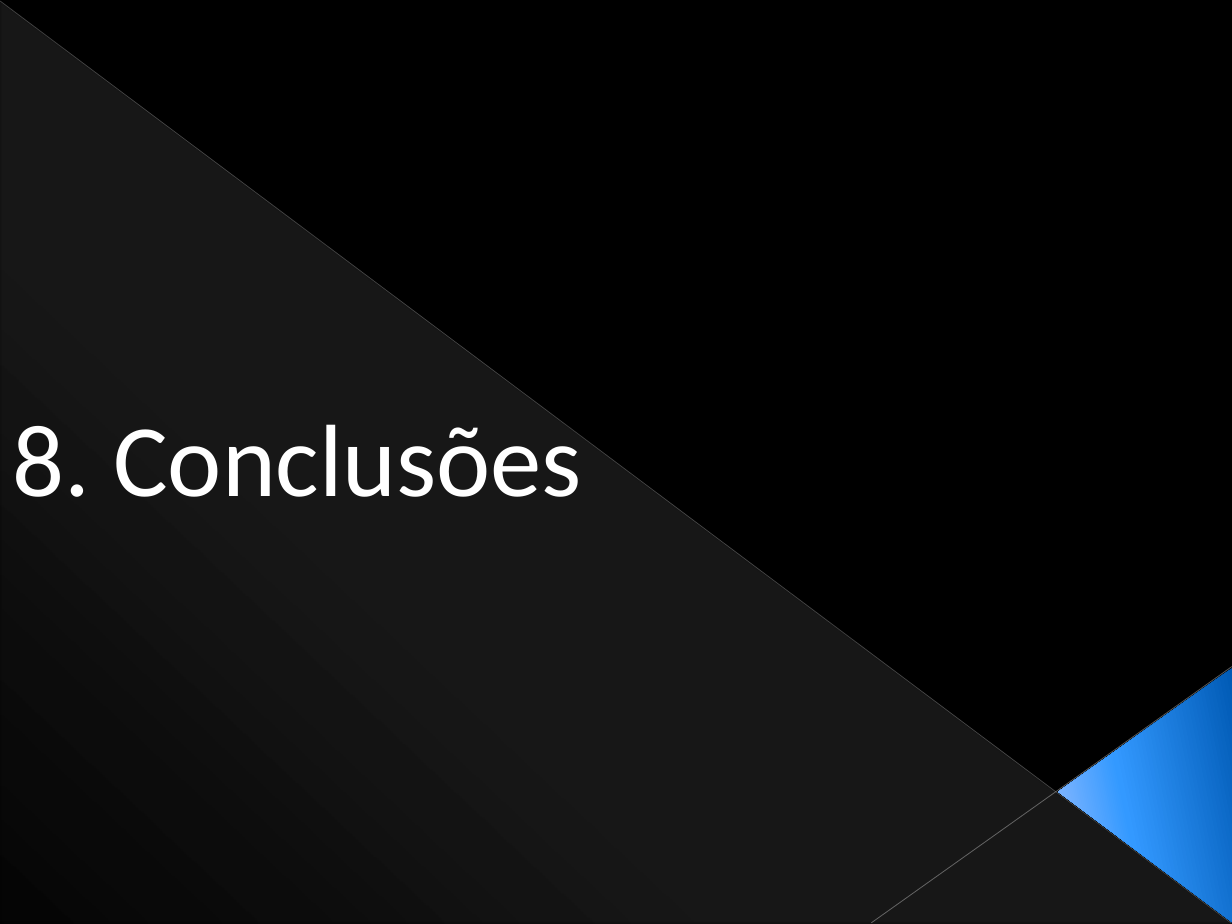
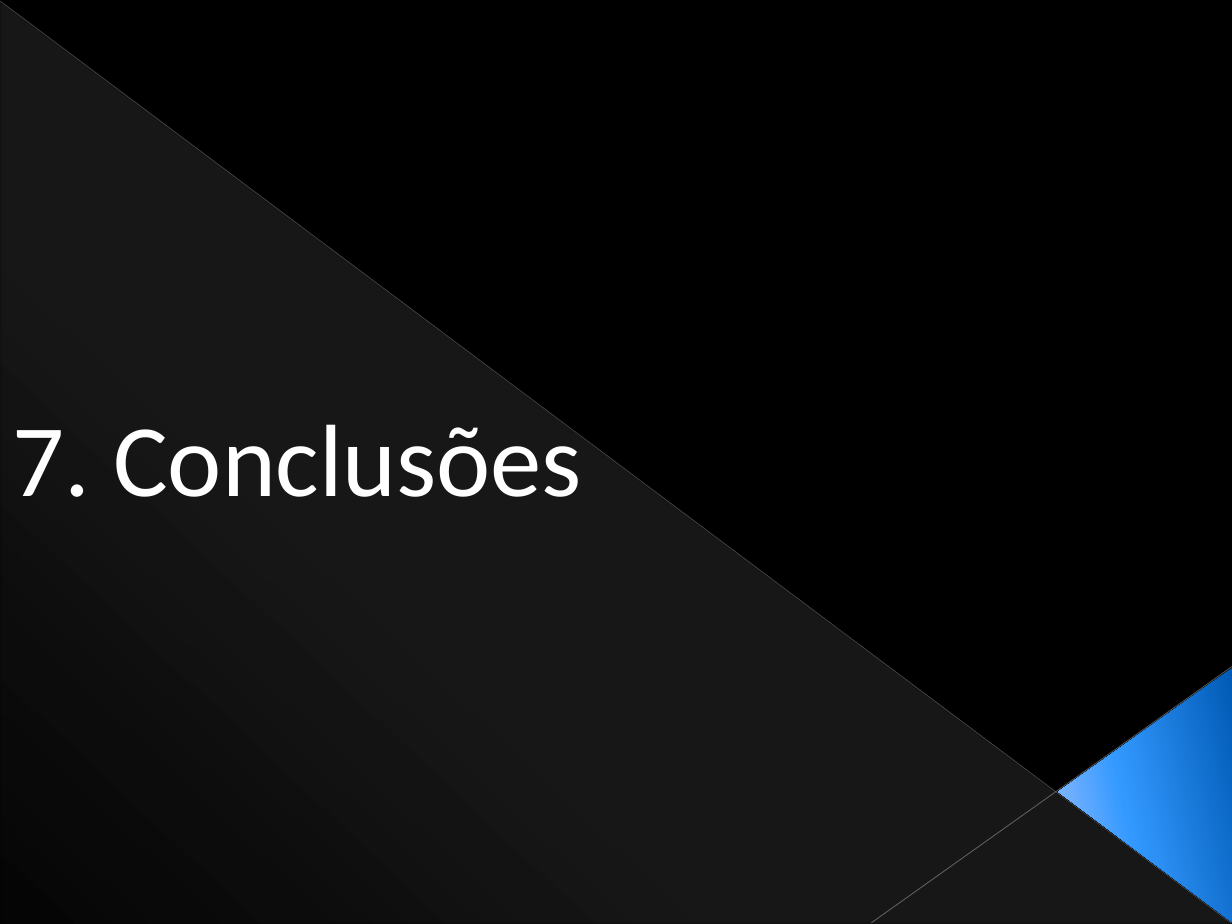
Before and after one commit to Netivski/projectoseminario, a slide deck: slide 30 of Apresentação Final/Presentation Sketch.pptx (slide 35 before the commit). Drawn at 1232x924 pixels with LibreOffice and Linux fonts; fonts in the diff are those of the drawing. Boxes give left, top, right and bottom in pixels: in the first picture for what was removed or moved away, otherwise in the second. Text is boxed around its words. In the diff, an @@ line names an element or a change of style, - is before the commit and + after.

```diff
--- a/Apresentação Final/Presentation Sketch.pptx
+++ b/Apresentação Final/Presentation Sketch.pptx
@@ text at box(12, 412, 582, 497): text changed @@
-8. Conclusões
+7. Conclusões
```
Also in this commit, not shown: 27 other slides changed, 2 slides added, 7 slides removed.
